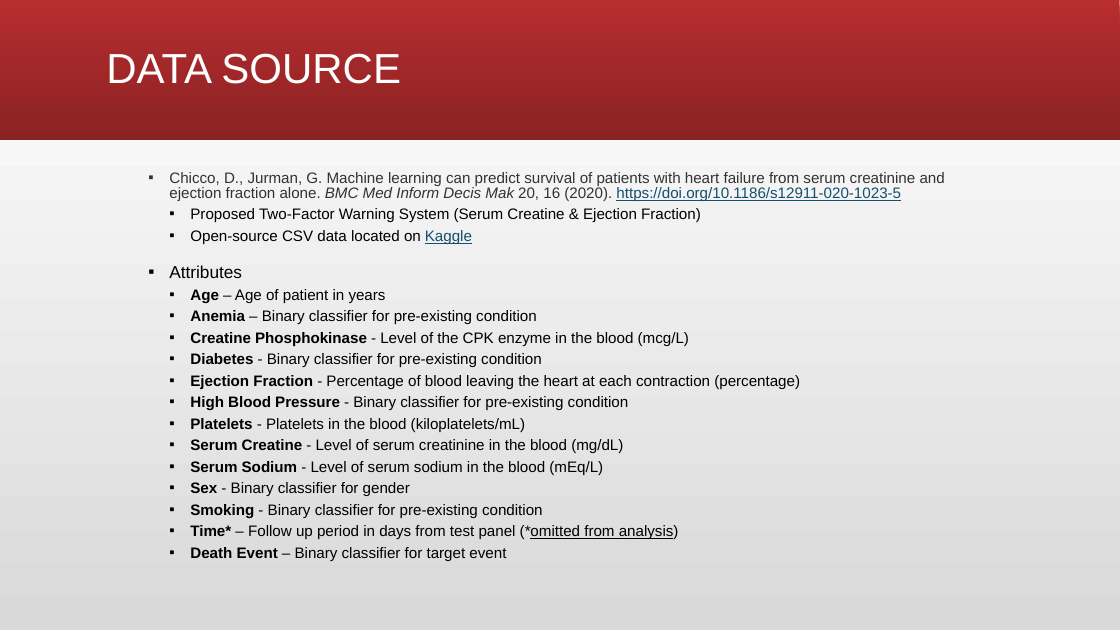
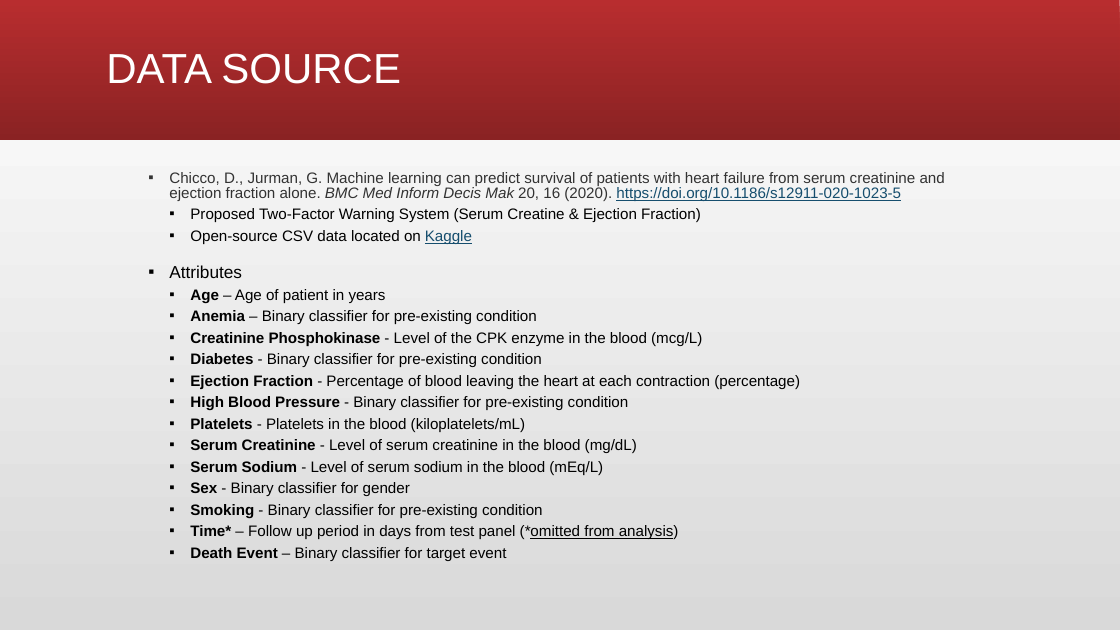
Before and after one commit to gabeo13/heart-failure-detection, a slide deck: slide 4 of Heart Failure Detection.pptx. Drawn at 1120x630 pixels with LibreOffice and Linux fonts; fonts in the diff are those of the drawing. Boxes give left, top, right and bottom in pixels: in the first picture for what was removed or moved away, otherwise in the second. Text is boxed around its words. In the diff, an @@ line names an element or a change of style, - is before the commit and + after.

Commit message:
update slides

```diff
--- a/Heart Failure Detection.pptx
+++ b/Heart Failure Detection.pptx
@@ text at bbox=[190, 332, 702, 346]: text changed @@
-  ▪ Creatine Phosphokinase - Level of the CPK enzyme in the blood (mcg/L)
+  ▪ Creatinine Phosphokinase - Level of the CPK enzyme in the blood (mcg/L)
@@ text at bbox=[190, 439, 637, 453]: text changed @@
-  ▪ Serum Creatine - Level of serum creatinine in the blood (mg/dL)
+  ▪ Serum Creatinine - Level of serum creatinine in the blood (mg/dL)
```
Also in this commit, not shown: 1 other file.
